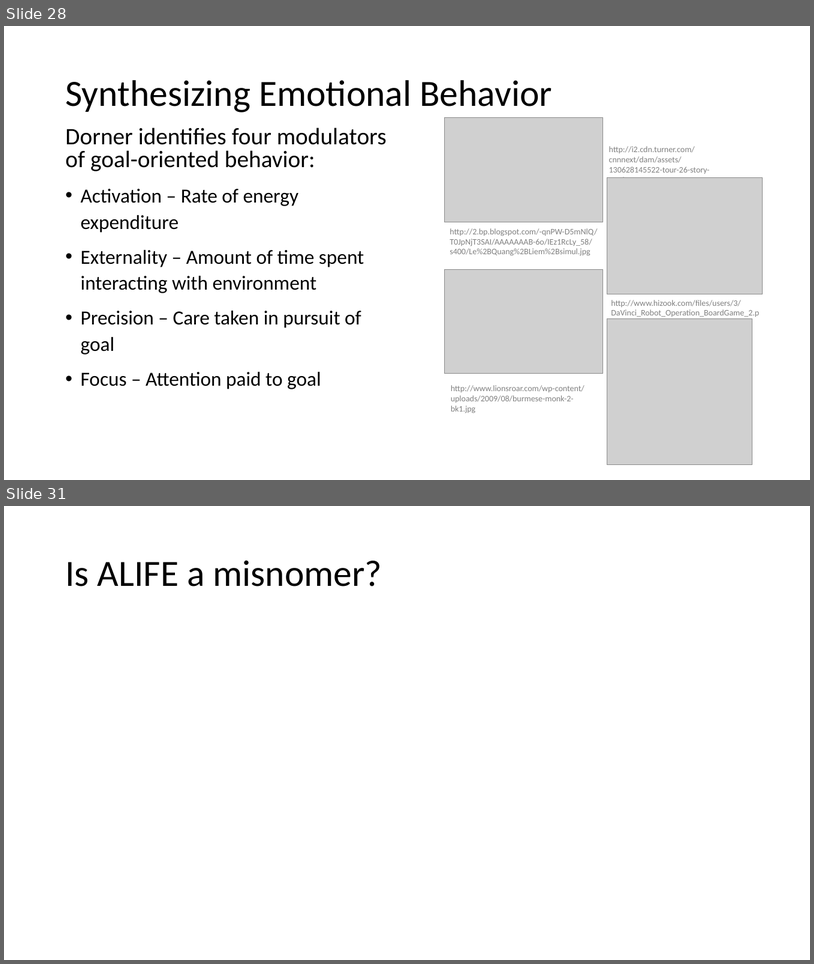
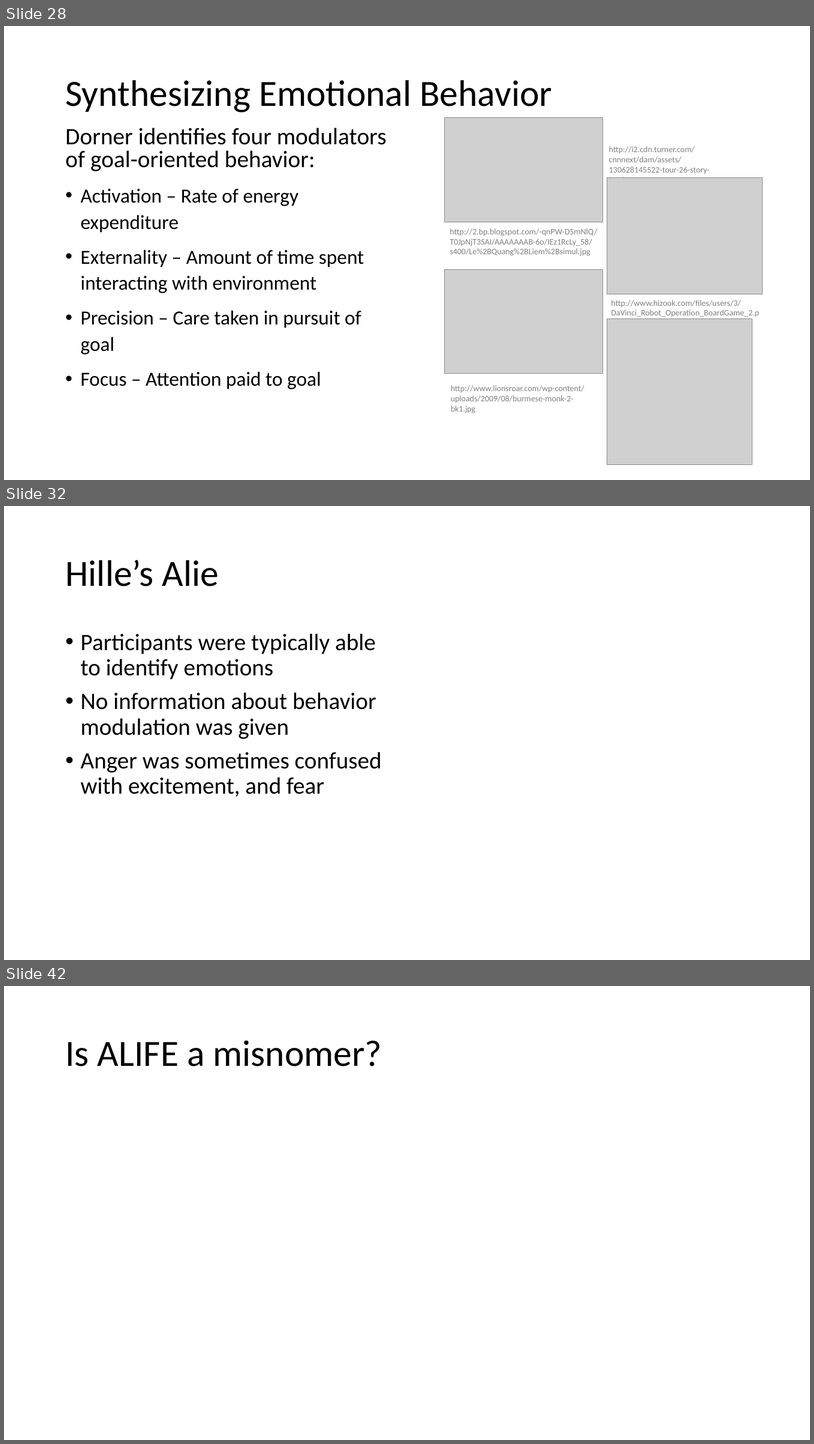
Before and after one commit to BenChurch/Fall2016, a slide deck: CISC879/ChapterPresentation/LectureSlidesCh8.pptx. Shown one above the other, each under a label of ours: slides 28 and 31 before the commit, slides 28, 32 and 42 after it; the slides between them are not shown. The pictures are 814x964 and 814x1444 pixels, drawn with LibreOffice and Linux fonts; fonts in the diff are those of the drawing; grey boxes stand for pictures. Boxes give left, top, right and bottom in pixels: in the first picture for what was removed or moved away, otherwise in the second. Text is boxed around its words. In the diff, an @@ line names an element or a change of style, - is before the commit and + after.

```diff
--- a/CISC879/ChapterPresentation/LectureSlidesCh8.pptx
+++ b/CISC879/ChapterPresentation/LectureSlidesCh8.pptx
@@ slide 32 added at [4, 506, 810, 960], background #FFFFFF @@
@@ title added at [65, 560, 218, 586], 44 pt, text #000000 @@
+Hille’s Alie
@@ text added at [81, 633, 382, 796], 28 pt, text #000000 @@
+• Participants were typically able to identify emotions
+• No information about behavior modulation was given
+• Anger was sometimes confused with excitement, and fear
@@ what was slide 31 is now slide 42 @@
```
Also in this commit, not shown: 2 slides changed, 10 other slides added, 4 other files.
